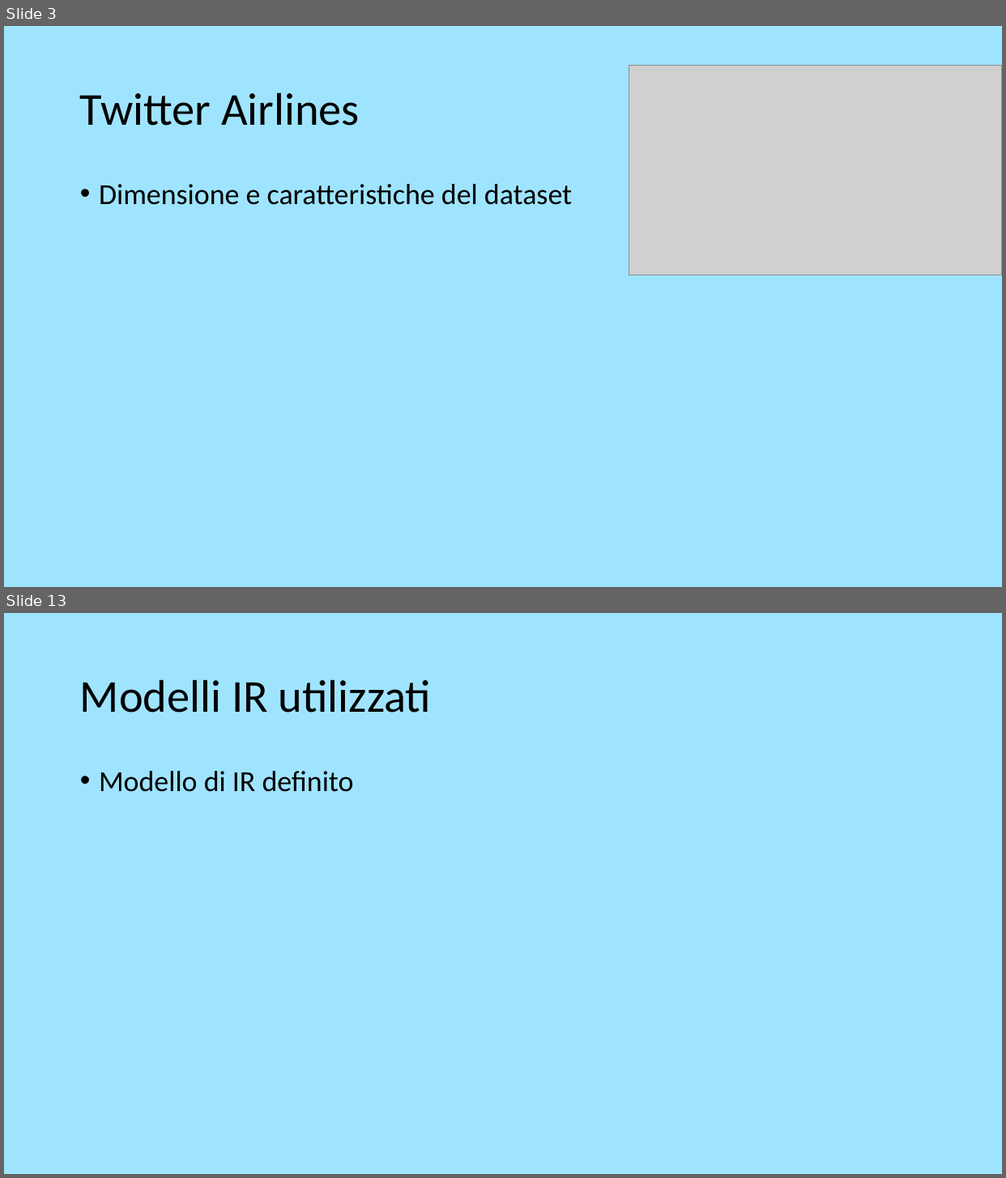
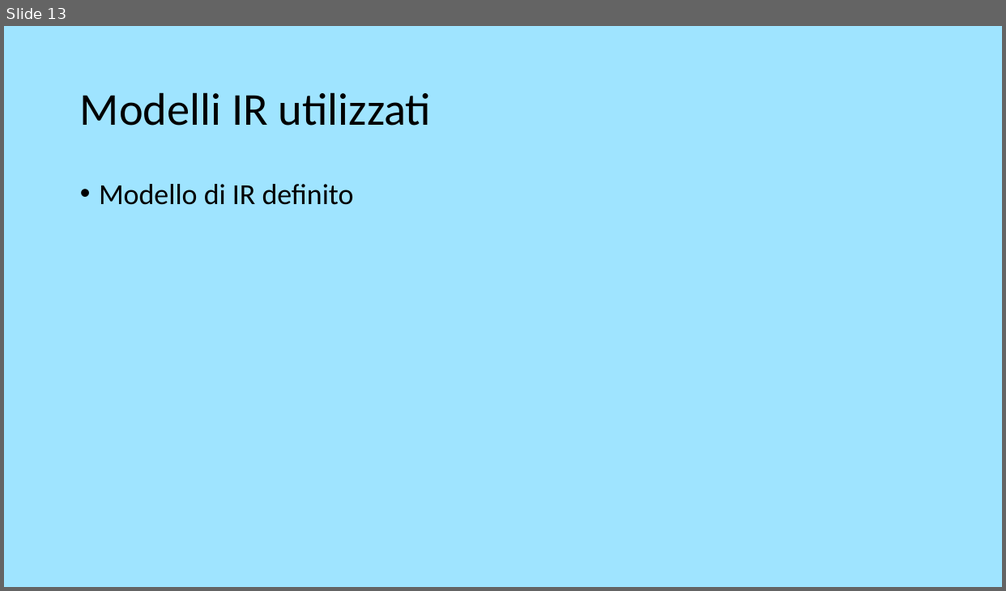
Before and after one commit to theElandor/Progetto3.0, a slide deck: 1PresentazioneGI.odp. Shown one above the other, each under a label of ours: slides 3 and 13 before the commit, slide 13 after it; the slides between them are not shown. The pictures are 1006x1178 and 1006x591 pixels, drawn with LibreOffice and Linux fonts; fonts in the diff are those of the drawing; grey boxes stand for pictures. Boxes give left, top, right and bottom in pixels: in the first picture for what was removed or moved away, otherwise in the second. Text is boxed around its words. In the diff, an @@ line names an element or a change of style, - is before the commit and + after.

```diff
--- a/1PresentazioneGI.odp
+++ b/1PresentazioneGI.odp
@@ slide 3 removed at box(4, 26, 1002, 587), background #9FE4FF @@
@@ picture removed at box(629, 65, 1002, 275) @@
@@ title removed at box(80, 92, 360, 126) @@
-Twitter Airlines
@@ text removed at box(99, 184, 572, 205) @@
-• Dimensione e caratteristiche del dataset
```
Also in this commit, not shown: 1 slide changed, 11 slides added, 13 other slides removed, 13 other files.
